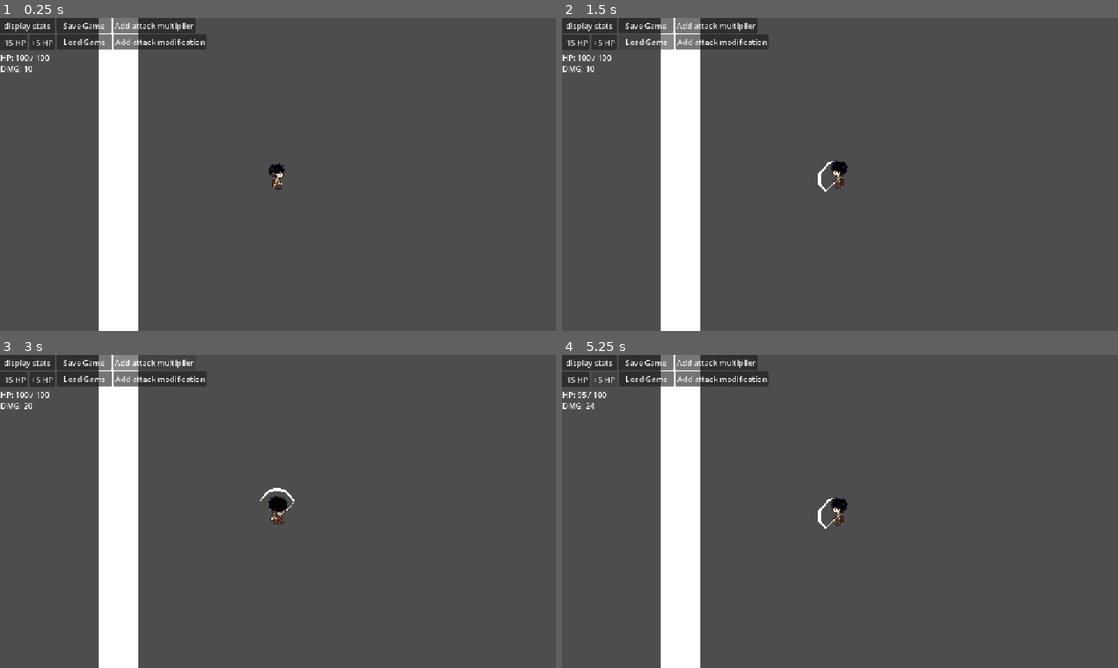
Above: before the commit, frames 1-4 (two rows, left to right).
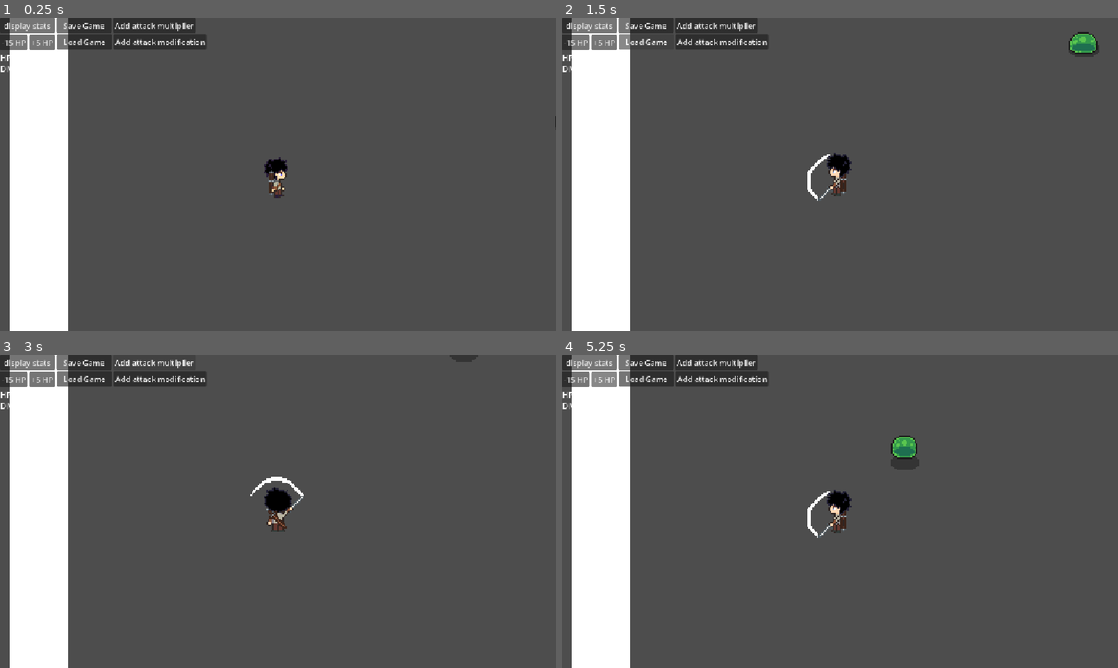
Above: after the commit, the same moments.

Repository: smymrr/Echeos-of-The-Veil
Game: Godot game, scene res://scenes/main.tscn
The game is run twice, just before and just after one commit, with the same random seed, the same clock (stepped at 60 frames per second) and the same inputs.
Inputs:
- Up to frame 1 (0.25 s): no input
- Up to frame 2 (1.5 s): click "Save Game" at 0.5 s; click "Load Game" at 1.25 s
- Up to frame 3 (3 s): click "display stats" at 2 s; click "Add attack multiplier" at 2.75 s
- Up to frame 4 (5.25 s): click "Add attack modification" at 3.5 s; click "-15 HP" at 4.25 s; click "+5 HP" at 5 s

The runs differ from the first frame. In frame 1, 18% of the frame differs, in the area x 1-100%, y 0-100%; in frame 2, 18%; in frame 3, 18%; in frame 4, 18%, in the area x 1-65%, y 0-100%.

Commit message:
fix attack bug

Diff:
--- a/scenes/main.tscn
+++ b/scenes/main.tscn
@@ -17,10 +17,13 @@
 position = Vector2(162, 165)
 
 [node name="Slime" parent="." unique_id=1521115122 instance=ExtResource("3_sugp2")]
-position = Vector2(260, -151)
+position = Vector2(369, 138)
 
-[node name="Slime3" parent="." unique_id=1131718497 instance=ExtResource("3_sugp2")]
-position = Vector2(332, -90)
+[node name="Slime2" parent="." unique_id=1180838693 instance=ExtResource("3_sugp2")]
+position = Vector2(103, -77)
+
+[node name="Slime3" parent="." unique_id=1026843103 instance=ExtResource("3_sugp2")]
+position = Vector2(339, -84)
 
 [node name="Control" parent="." unique_id=1676327586 instance=ExtResource("4_jyhfs")]
 
--- a/scenes/player.tscn
+++ b/scenes/player.tscn
@@ -461,7 +461,7 @@
 color = Color(0.654902, 0.28235295, 0.27450982, 1)
 
 [node name="Camera2D" type="Camera2D" parent="." unique_id=1955371024]
-zoom = Vector2(2, 2)
+zoom = Vector2(3, 3)
 
 [node name="Sprite" type="AnimatedSprite2D" parent="." unique_id=414947906]
 sprite_frames = SubResource("SpriteFrames_r6hca")
--- a/scripts/enemy/slime/slime.gd
+++ b/scripts/enemy/slime/slime.gd
@@ -8,10 +8,13 @@
 @export var attack_windup: float = 0.4    # delay before the hit lands
 @export var attack_cooldown: float = 1.5
 
+@export var lunge_distance: float = 24.0
+
 @onready var knockback_decay: float = 15.0
 @onready var sprite: AnimatedSprite2D = $"Sprite"
 @onready var hitbox: Area2D = $"Hitbox"
 
+var attack_tween: Tween
 
 # Status (State) pergerakan musuh
 enum State { ROAMING, CHASING, RETURNING, ATTACKING, KNOCKBACK }
@@ -51,6 +54,8 @@
 		State.CHASING:
 			if player:
 				target_position = player.global_position
+				if can_attack and hitbox.overlaps_body(player):
+					current_state = State.ATTACKING
 			else:
 				# Cadangan jika player hilang
 				current_state = State.RETURNING
@@ -92,25 +97,28 @@
 	can_attack = false
 	attack_cancelled = false
 	_process_animation("attack")
-	var player_previous_position = player.position
 
 	if not await _wait_or_cancel(attack_windup):
 		return
 
-	if not is_alive or current_state != State.ATTACKING:
+	if not is_alive or current_state != State.ATTACKING or player == null:
 		can_attack = true
 		return
 
-	var previous_position = position
-	var tween = create_tween()
-
-	tween.tween_property(self, "position", player_previous_position, 0.2)\
-	.set_trans(tween.TRANS_BOUNCE).set_ease(tween.EASE_OUT)
-	tween.tween_property(self, "position", previous_position, 0.2)\
-	.set_trans(tween.TRANS_BOUNCE).set_ease(tween.EASE_OUT)
-
-	if player and hitbox.overlaps_body(player):
-		PlayerHealth.take_damage(attack_damage)
+	# Lunge toward the player but stop short instead of going into their center
+	var start_position = position
+	var dir = (player.position - position).normalized()
+	var dist = min(lunge_distance, position.distance_to(player.position))
+	var lunge_target = position + dir * dist
+
+	attack_tween = create_tween()
+	attack_tween.tween_property(self, "position", lunge_target, 0.2)\
+		.set_trans(Tween.TRANS_BOUNCE).set_ease(Tween.EASE_OUT)
+
+	attack_tween.tween_callback(_try_hit)  # damage lands at the end of the lunge
+
+	attack_tween.tween_property(self, "position", start_position, 0.2)\
+		.set_trans(Tween.TRANS_BOUNCE).set_ease(Tween.EASE_OUT)
 
 	if not await _wait_or_cancel(attack_cooldown):
 		return
@@ -127,10 +135,22 @@
 	else:
 		current_state = State.RETURNING
 
+func _try_hit() -> void:
+	if is_alive and player and hitbox.overlaps_body(player):
+		PlayerHealth.take_damage(attack_damage)
+
+func _cancel_attack_tween() -> void:
+	if attack_tween and attack_tween.is_valid():
+		attack_tween.kill()
+	attack_tween = null
+
 func _wait_or_cancel(duration: float) -> bool:
 	var elapsed: float = 0.0
 	while elapsed < duration:
 		if attack_cancelled:
+			can_attack = true
+			attack_cancelled = false
+
 			return false
 
 		await get_tree().process_frame
@@ -151,7 +171,7 @@
 
 	health = max(0, health - damage)
 	_flash_red()
-	print(name + " HP: ", health)
+	_cancel_attack_tween()
 
 	if health <= 0:
 		_death()
@@ -176,6 +196,7 @@
 		queue_free()
 
 func _death() -> void:
+	_cancel_attack_tween()
 	sprite.play("death")
 	is_alive = false
 	sprite.animation_finished.connect(_animation_finished)
--- a/scripts/player/attack_component.gd
+++ b/scripts/player/attack_component.gd
@@ -20,7 +20,6 @@
 	hitbox.monitoring = false
 	hitbox_visual.modulate.a = 0.0  # invisible at start
 	hitbox_offset = hitbox.position
-	hitbox.body_entered.connect(_on_attack_hitbox_body_entered)
 	player = $".."
 
 func try_attack(input_direction: Vector2) -> bool:
